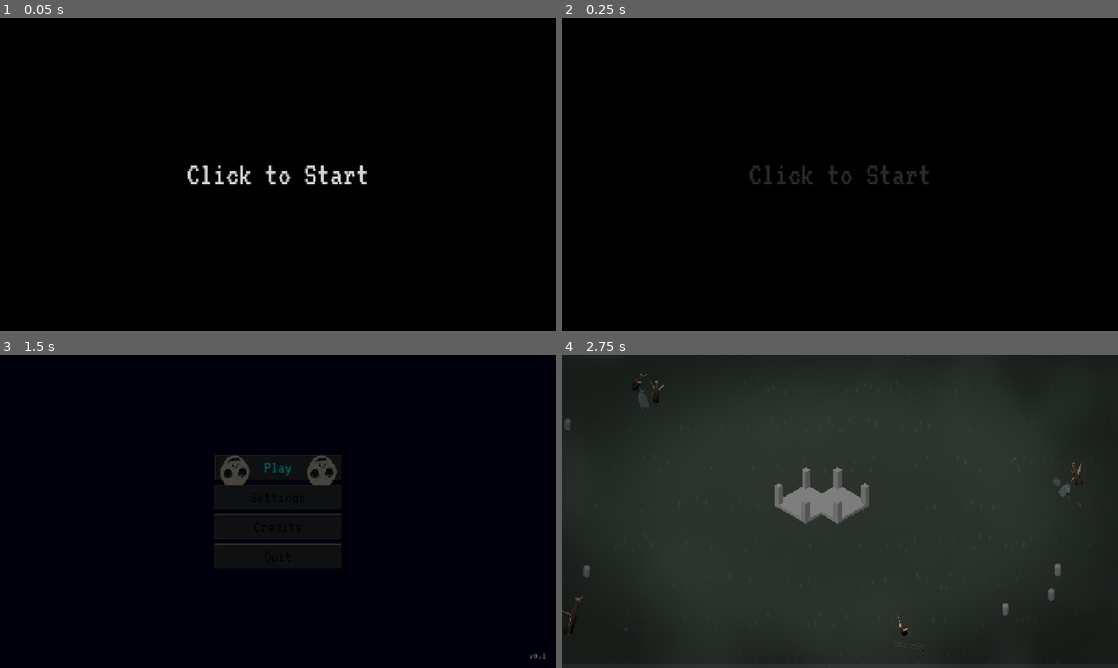
Above: before the commit, frames 1-4 (two rows, left to right).
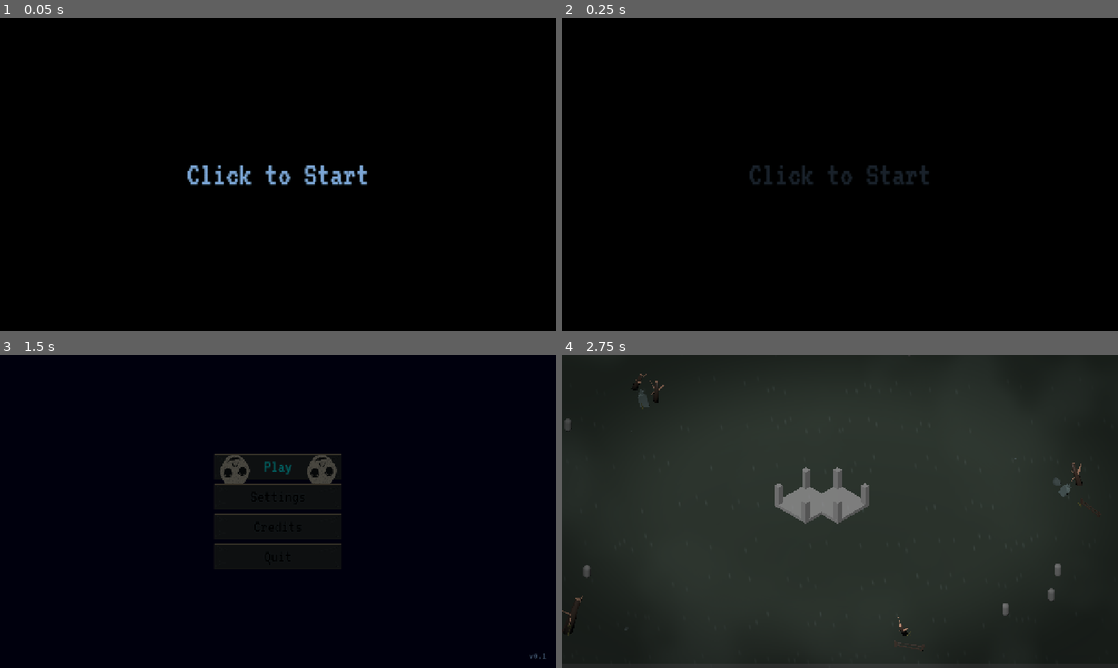
Above: after the commit, the same moments.

Repository: JeremyMarkWilcox/Tower-Defense
Game: Godot game, scene res://core/ui/boot.tscn
Same seed, same stepped clock (60 frames per second), same inputs: the game is played once before the commit and once after it. Sound files missing from this copy of the repository are replaced by a short silence.
Inputs (mouse positions are in pixels of both pictures, inside the frame that each line leads up to):
- Up to frame 1 (0.05 s): no input
- Up to frame 2 (0.25 s): no input
- Up to frame 3 (1.5 s): click "Play" at 0.5 s; click "Play" at 1.25 s
- Up to frame 4 (2.75 s): tap Enter at 2 s; move the mouse to (962, 495) at 2.02 s; hold Right (ui_right) from 2.03 s (still down); hold N (call_next_wave) from 2.03 s (still down); click (962, 495) at 2.17 s

The runs differ from the first frame. In frame 1, 0.9% of the frame differs, in the area x 33-66%, y 46-54%; in frame 2, less than 0.1%; in frame 3, 0.4%; in frame 4, nothing differs.

Commit message:
UI tweaks

Diff:
--- a/assets/theme/tower-defense_theme.tres
+++ b/assets/theme/tower-defense_theme.tres
@@ -16,19 +16,48 @@
 
 [sub_resource type="StyleBoxTexture" id="StyleBoxTexture_gbe44"]
 texture = ExtResource("1_btyo8")
+texture_margin_left = 25.0
+texture_margin_right = 25.0
 
 [sub_resource type="StyleBoxTexture" id="StyleBoxTexture_at5ve"]
 texture = ExtResource("1_btyo8")
+texture_margin_left = 25.0
+texture_margin_right = 25.0
 
 [sub_resource type="StyleBoxTexture" id="StyleBoxTexture_32n0t"]
 texture = ExtResource("1_btyo8")
-texture_margin_left = 50.0
-texture_margin_top = 12.0
-texture_margin_right = 50.0
-texture_margin_bottom = 12.0
+texture_margin_left = 25.0
+texture_margin_right = 25.0
 
 [sub_resource type="StyleBoxTexture" id="StyleBoxTexture_btyo8"]
 texture = ExtResource("1_btyo8")
+texture_margin_left = 25.0
+texture_margin_right = 25.0
+
+[sub_resource type="StyleBoxTexture" id="StyleBoxTexture_xpfcc"]
+texture = ExtResource("1_btyo8")
+texture_margin_left = 25.0
+texture_margin_right = 25.0
+
+[sub_resource type="StyleBoxTexture" id="StyleBoxTexture_jrnct"]
+texture = ExtResource("1_btyo8")
+texture_margin_left = 25.0
+texture_margin_right = 25.0
+
+[sub_resource type="StyleBoxTexture" id="StyleBoxTexture_2yt7v"]
+texture = ExtResource("1_btyo8")
+texture_margin_left = 25.0
+texture_margin_right = 25.0
+
+[sub_resource type="StyleBoxTexture" id="StyleBoxTexture_1jde1"]
+texture = ExtResource("1_btyo8")
+texture_margin_left = 25.0
+texture_margin_right = 25.0
+
+[sub_resource type="StyleBoxTexture" id="StyleBoxTexture_sjtqe"]
+texture = ExtResource("1_btyo8")
+texture_margin_left = 25.0
+texture_margin_right = 25.0
 
 [resource]
 default_font = ExtResource("1_g0ci4")
@@ -37,7 +66,17 @@
 Button/colors/font_focus_color = Color(0, 0.9490196, 0.9490196, 1)
 Button/colors/font_hover_color = Color(0, 0.9490196, 0.9490196, 1)
 Button/colors/font_hover_pressed_color = Color(0.6313726, 1, 1, 1)
-Button/colors/font_outline_color = Color(0.2223286, 0.32397363, 0.38376337, 1)
+Button/colors/font_outline_color = Color(0.22352941, 0.3254902, 0.38431373, 1)
+Button/colors/font_pressed_color = Color(1, 1, 1, 1)
+Button/colors/icon_disabled_color = Color(1, 1, 1, 0.4)
+Button/colors/icon_focus_color = Color(1, 1, 1, 1)
+Button/colors/icon_hover_color = Color(1, 1, 1, 1)
+Button/colors/icon_hover_pressed_color = Color(1, 1, 1, 1)
+Button/colors/icon_normal_color = Color(1, 1, 1, 1)
+Button/colors/icon_pressed_color = Color(1, 1, 1, 1)
+Button/constants/align_to_largest_stylebox = 0
+Button/constants/h_separation = 4
+Button/constants/icon_max_width = 0
 Button/constants/outline_size = 3
 Button/font_sizes/font_size = 40
 Button/styles/disabled = SubResource("StyleBoxFlat_qn6pg")
@@ -45,17 +84,28 @@
 Button/styles/hover = SubResource("StyleBoxTexture_at5ve")
 Button/styles/normal = SubResource("StyleBoxTexture_32n0t")
 Button/styles/pressed = SubResource("StyleBoxTexture_btyo8")
+CheckButton/colors/button_checked_color = Color(0, 0.9490196, 0.9490196, 1)
+CheckButton/colors/button_unchecked_color = Color(0.22352941, 0.3254902, 0.38431373, 1)
+CheckButton/styles/focus = SubResource("StyleBoxTexture_xpfcc")
+CheckButton/styles/hover = SubResource("StyleBoxTexture_jrnct")
+CheckButton/styles/hover_mirrored = SubResource("StyleBoxTexture_2yt7v")
+CheckButton/styles/hover_pressed = SubResource("StyleBoxTexture_1jde1")
+CheckButton/styles/hover_pressed_mirrored = SubResource("StyleBoxTexture_sjtqe")
 HeaderLabel/base_type = &"Label"
 HeaderLabel/constants/outline_size = 2
 HeaderLabel/font_sizes/font_size = 40
 HeaderLabel/fonts/font = ExtResource("1_g0ci4")
+Label/colors/font_color = Color(0.5803922, 0.7764706, 1, 1)
+Label/colors/font_outline_color = Color(0.22352941, 0.3254902, 0.38431373, 1)
 Label/font_sizes/font_size = 25
 Label/fonts/font = ExtResource("1_g0ci4")
-RichTextLabel/font_sizes/bold_font_size = 30
-RichTextLabel/font_sizes/bold_italics_font_size = 22
-RichTextLabel/font_sizes/italics_font_size = 18
-RichTextLabel/font_sizes/mono_font_size = 20
-RichTextLabel/font_sizes/normal_font_size = 20
+RichTextLabel/colors/default_color = Color(0.5803922, 0.7764706, 1, 1)
+RichTextLabel/colors/font_outline_color = Color(0.22352941, 0.3254902, 0.38431373, 1)
+RichTextLabel/font_sizes/bold_font_size = 35
+RichTextLabel/font_sizes/bold_italics_font_size = 28
+RichTextLabel/font_sizes/italics_font_size = 22
+RichTextLabel/font_sizes/mono_font_size = 25
+RichTextLabel/font_sizes/normal_font_size = 25
 RichTextLabel/fonts/bold_font = ExtResource("1_g0ci4")
 RichTextLabel/fonts/bold_italics_font = ExtResource("1_g0ci4")
 RichTextLabel/fonts/italics_font = ExtResource("1_g0ci4")
--- a/core/ui/credits.tscn
+++ b/core/ui/credits.tscn
@@ -87,4 +87,6 @@
 
 [node name="BackButton" type="Button" parent="VBoxContainer" unique_id=1571895217]
 layout_mode = 2
+size_flags_horizontal = 4
+size_flags_vertical = 8
 text = "Back"
--- a/core/ui/settings_menu.tscn
+++ b/core/ui/settings_menu.tscn
@@ -248,4 +248,6 @@
 
 [node name="BackButton" type="Button" parent="VBoxMain" unique_id=1386689142]
 layout_mode = 2
+size_flags_horizontal = 4
+size_flags_vertical = 8
 text = "Back"
--- a/core/ui/title.tscn
+++ b/core/ui/title.tscn
@@ -53,14 +53,17 @@
 text = "Play"
 
 [node name="Settings" type="Button" parent="VBoxContainer" unique_id=1578274722]
+custom_minimum_size = Vector2(0, 65)
 layout_mode = 2
 text = "Settings"
 
 [node name="CreditsButton" type="Button" parent="VBoxContainer" unique_id=1689832209]
+custom_minimum_size = Vector2(0, 65)
 layout_mode = 2
 text = "Credits"
 
 [node name="QuitButton" type="Button" parent="VBoxContainer" unique_id=1353322006]
+custom_minimum_size = Vector2(0, 65)
 layout_mode = 2
 text = "Quit"
 
